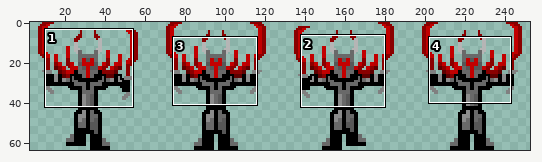
A sprite sheet gets an edit: Assets/Art/Knights/Animation_Knight1walk.png. The picture above shows the old version from afar; the outline marks the close-up.
Close-up. First the earlier version:
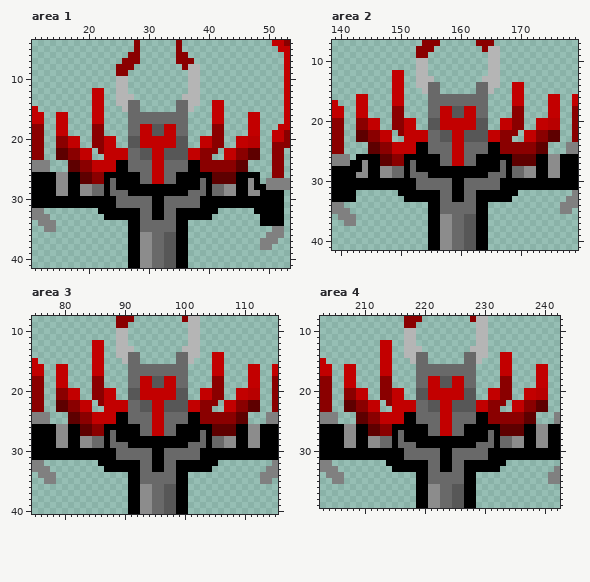
The file is 256x64 pixels. Shown: area 1: x 11..53, y 4..41; area 2: x 139..179, y 7..41; area 3: x 75..115, y 8..40; area 4: x 203..242, y 8..39. The wide view leaves out empty margins.
And afterwards:
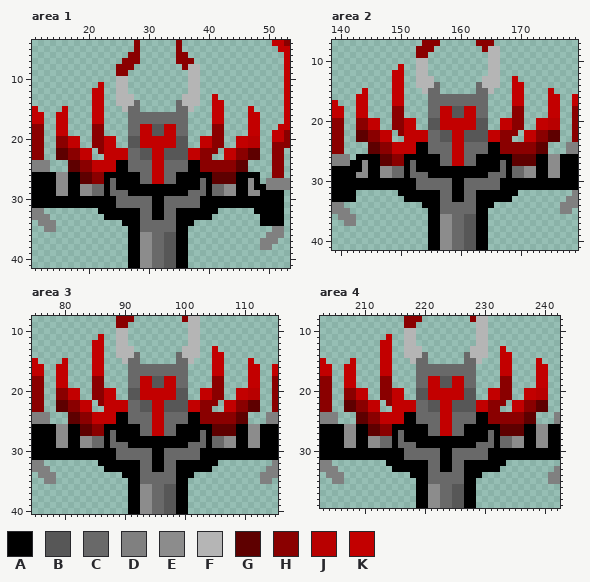
Palette (. is transparent): A #000000  B #575757  C #696969  D #808080  E #8c8c8c  F #b5b5b5  G #5e0000  H #8a0000  J #b80000  K #c20000
Changes in this commit:
Area 1:
y 11: x 22 . -> K
y 13: x 41 . -> K
y 14: x 27 C -> F; x 36 C -> F
y 15: x 16 . -> K; x 47 . -> K
y 34: x 26 . -> A; x 37 . -> A
Area 2:
y 11: x 150 . -> K
y 13: x 169 . -> K
y 14: x 155 C -> F; x 164 C -> F
y 15: x 144 . -> K; x 175 . -> K
y 34: x 154 . -> A; x 165 . -> A
Area 3:
y 11: x 86 . -> K
y 13: x 105 . -> K
y 14: x 91 C -> F; x 100 C -> F
y 15: x 80 . -> K; x 111 . -> K
y 34: x 90 . -> A; x 101 . -> A
Area 4:
y 11: x 214 . -> K
y 13: x 233 . -> K
y 14: x 219 C -> F; x 228 C -> F
y 15: x 208 . -> K; x 239 . -> K
y 34: x 218 . -> A; x 229 . -> A
